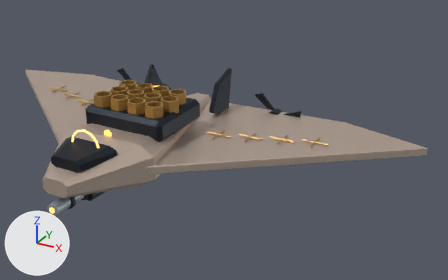
Two versions of the Blender file out/combat_reference/t09/t09.blend, one commit apart.
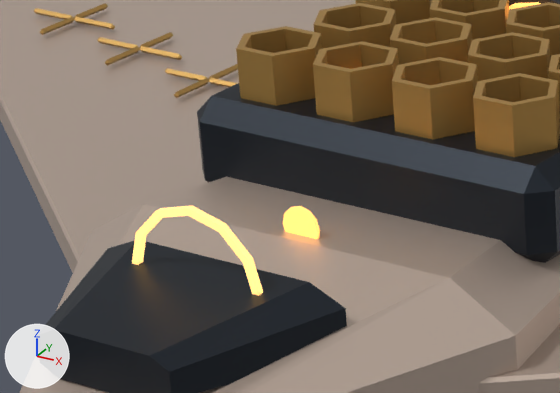
Each version appears first whole from a 50 mm camera at (5.57, -7.32, 5.25) aimed at (1.23, 0.57, 1.3), and next in a close-up on the part from 10% to 37% of the width and 30% to 61% of the height. The lights are fixed; the arrows at lower left show +X, +Y and +Z. The last two pictures show the newer version. Both versions are drawn at frame 19 of the action 't09:heavy:fx_heavy_wake'; the numbers are the values there.

Before the edit, the objects in view are built like this:
```python
me_combat_compression_annulus_001 = bpy.data.meshes.new('Combat compression annulus.001')
me_combat_compression_annulus_001.from_pydata(...)  # 48 vertices, 48 faces; spans x -0.285..0.285, y -0.013..0.013, z -0.285..0.285
me_combat_compression_annulus_001.materials.append(mat_fx_accent)  # orange #c49a5a, glowing orange #c49a5a
me_honeycomb_launch_cell_006 = bpy.data.meshes.new('Honeycomb launch cell.006')
me_honeycomb_launch_cell_006.from_pydata(...)  # 24 vertices, 24 faces; spans x -0.15..0.15, y -0.13..0.13, z -0.1..0.1
me_honeycomb_launch_cell_006.materials.append(mat_brass)  # orange #bb9350
ob_combat_compression_annulus_001 = bpy.data.objects.new('Combat compression annulus.001', me_combat_compression_annulus_001)
ob_combat_compression_annulus_001.parent = ob_fx_heavy_wake
ob_combat_compression_annulus_001.location = (0.0, 0.0, 0.0)
ob_fx_heavy_wake = bpy.data.objects.new('fx_heavy_wake', None)
ob_fx_heavy_wake.parent = ob_heavy_muzzle
ob_fx_heavy_wake.location = (0.0, -0.499, 0.0)
ob_fx_heavy_wake.scale = (0.885, 0.885, 0.885)
ob_honeycomb_launch_cell_006 = bpy.data.objects.new('Honeycomb launch cell.006', me_honeycomb_launch_cell_006)
ob_honeycomb_launch_cell_006.parent = ob_heavy
ob_honeycomb_launch_cell_006.location = (0.23, 0.0, 0.28)
# also in view: 'Heavy muzzle emission' at (0.0, -0.75, 1.65); 'Honeycomb launch cell.005' at (-0.09, 0.1, 1.93); 'Faceted aerodynamic fuselage' at (0.0, 0.04, 1.3); 'Dark nose canopy' at (0.0, -1.4, 1.55); 'Reference wing planform.001' at (2.07, 0.28, 1.3)
```
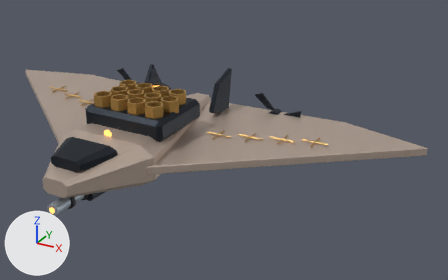
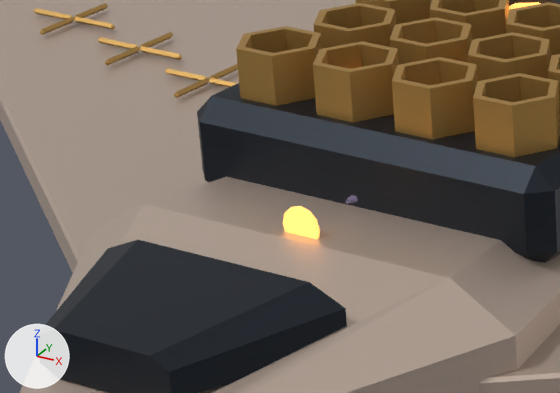
ob_fx_heavy_wake is not drawn itself; it is the parent of ob_combat_compression_annulus_001.

Patch to the scene script:
```diff
--- a/out/combat_reference/t09/t09.blend.py
+++ b/out/combat_reference/t09/t09.blend.py
@@ mat_fx_muted @@
+mat_fx_muted = principled_material('fx_muted')
+mat_fx_muted.base_color = (0.584, 0.474, 0.807)  # purple #c9b7e8
+mat_fx_muted.alpha = 0.18
+mat_fx_muted.emission_color = (0.584, 0.474, 0.807)  # purple #c9b7e8
+mat_fx_muted.emission_strength = 0.15
@@ me_backblast_wedge @@
+me_backblast_wedge.from_pydata([(-0.051, 0.143, -0.071), (0.051, 0.143, -0.071), (0.071, 0.143, -0.04), (0.071, 0.143, 0.04), (0.051, 0.143, 0.071), (-0.051, 0.143, 0.071), (-0.071, 0.143, 0.04), (-0.071, 0.143, -0.04), (-0.154, 0.713, -0.143), (0.154, 0.713, -0.143), (0.214, 0.713, -0.08), (0.214, 0.713, 0.08), (0.154, 0.713, 0.143), (-0.154, 0.713, 0.143), (-0.214, 0.713, 0.08), (-0.214, 0.713, -0.08)], [], [(0, 1, 2, 3, 4, 5, 6, 7), (15, 14, 13, 12, 11, 10, 9, 8), (8, 9, 1, 0), (9, 10, 2, 1), (10, 11, 3, 2), (11, 12, 4, 3), (12, 13, 5, 4), (13, 14, 6, 5), (14, 15, 7, 6), (15, 8, 0, 7)])
+me_backblast_wedge.materials.append(mat_fx_muted)  # purple #c9b7e8
@@ ob_fx_heavy_wake @@
 ob_fx_heavy_wake.parent = ob_heavy_muzzle
-ob_fx_heavy_wake.location = (0.0, -0.499, 0.0)
-ob_fx_heavy_wake.scale = (0.885, 0.885, 0.885)
+ob_fx_heavy_wake.location = (0.0, 0.224, 0.0)
+ob_fx_heavy_wake.scale = (0.0668, 0.0668, 0.0668)
@@ ob_combat_compression_annulus_001 @@
-ob_combat_compression_annulus_001 = bpy.data.objects.new('Combat compression annulus.001', me_combat_compression_annulus_001)
-ob_combat_compression_annulus_001.parent = ob_fx_heavy_wake
-ob_combat_compression_annulus_001.location = (0.0, 0.0, 0.0)
@@ ob_backblast_wedge @@
+ob_backblast_wedge = bpy.data.objects.new('Backblast wedge', me_backblast_wedge)
+ob_backblast_wedge.parent = ob_fx_heavy_wake
+ob_backblast_wedge.location = (0.0, 0.0, 0.0)
```

Changed parts and their boxes (x1, y1, x2, y2) in the close-ups (560 x 393 px):
'Combat compression annulus.001', deleted: before (132, 206, 263, 296)
'Backblast wedge', added: after (345, 195, 358, 204)
